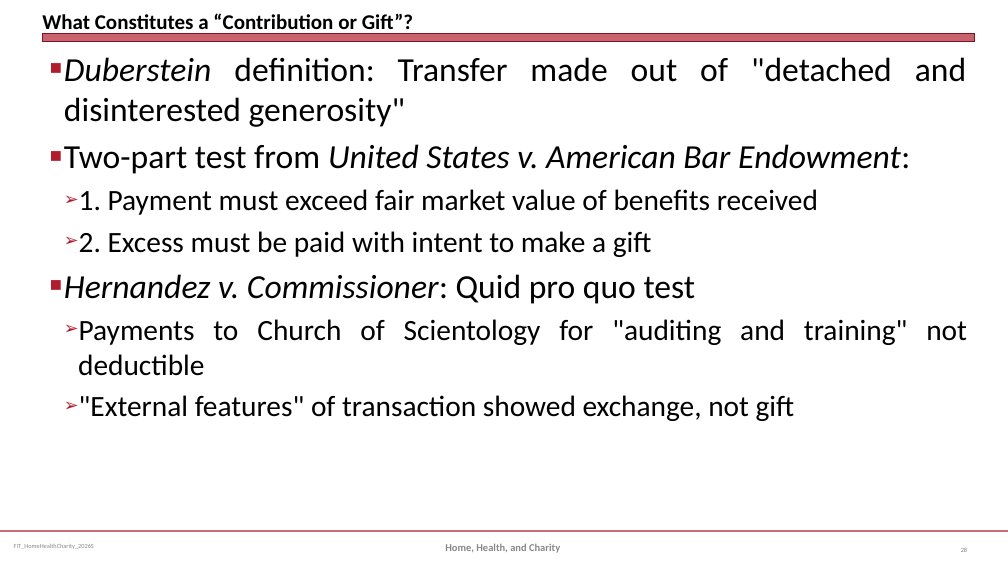
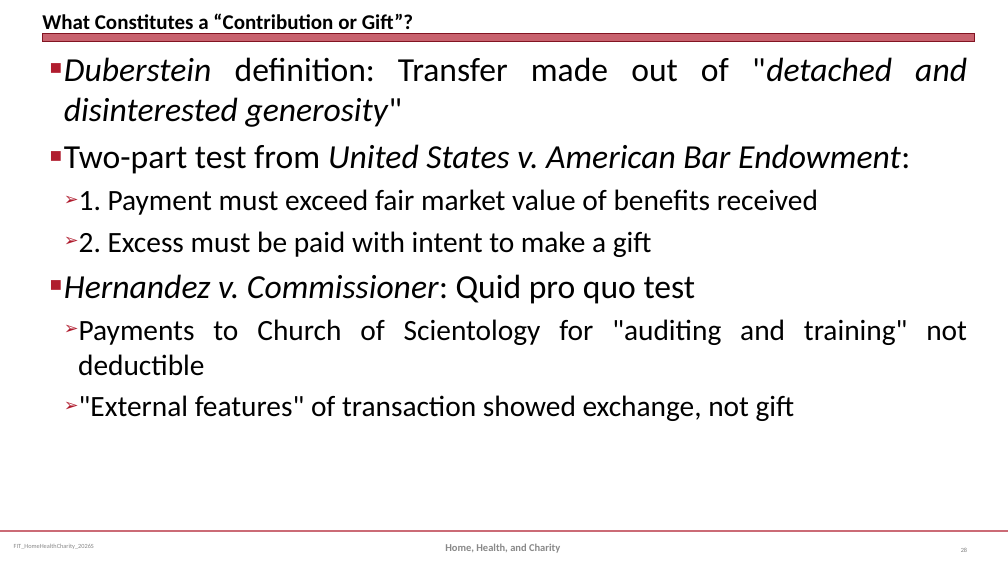
Before and after one commit to jmc877/Fed-Income-Tax, a slide deck: slide 28 of slides/FIT_HomeHealthCharity_2026S.pptx. Drawn at 1008x567 pixels with LibreOffice and Linux fonts; fonts in the diff are those of the drawing. Boxes give left, top, right and bottom in pixels: in the first picture for what was removed or moved away, otherwise in the second. Text is boxed around its words. In the diff, an @@ line names an element or a change of style, - is before the commit and + after.

```diff
--- a/slides/FIT_HomeHealthCharity_2026S.pptx
+++ b/slides/FIT_HomeHealthCharity_2026S.pptx
@@ text at box(64, 57, 967, 127): italic on in ""detached and disinterested generosity"" @@
```
Also in this commit, not shown: 5 other slides changed, 2 other files.
